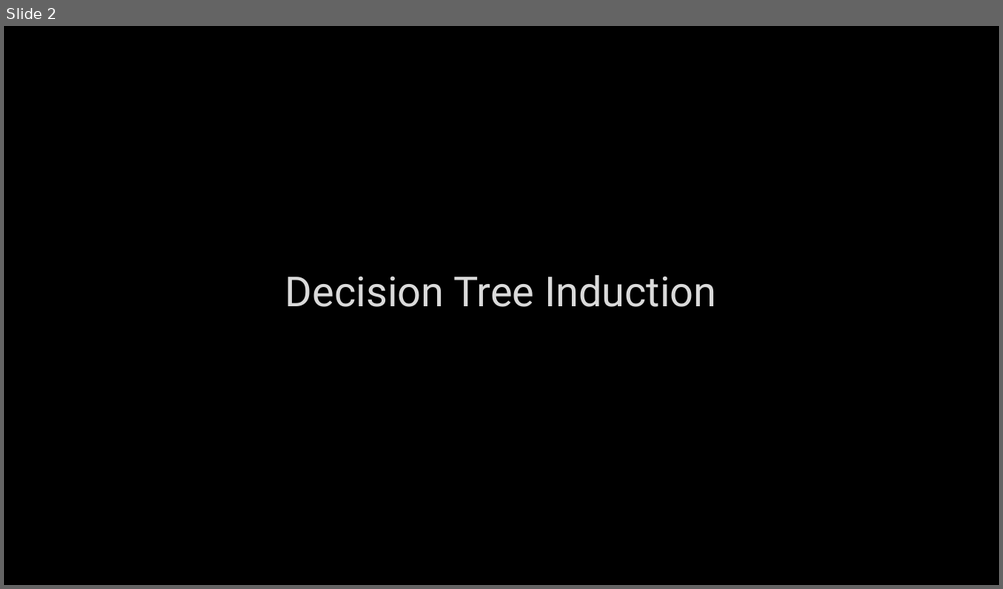
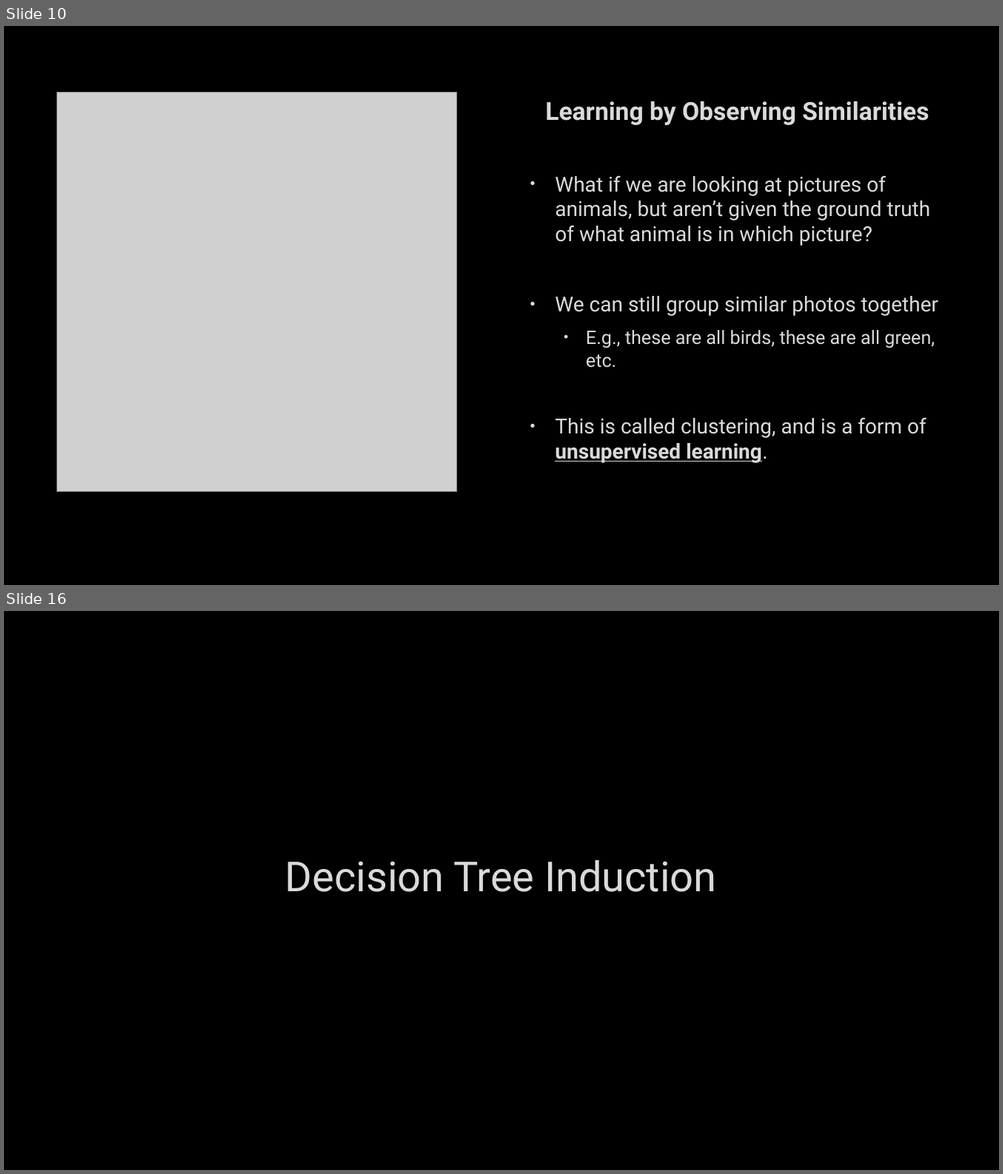
Before and after one commit to markfloryan/AI, a slide deck: slides/13-ML-DecisionTrees.pptx. Shown one above the other, each under a label of ours: slide 2 before the commit, slides 10 and 16 after it; the slides between them are not shown. The pictures are 1003x589 and 1003x1174 pixels, drawn with LibreOffice and Linux fonts; fonts in the diff are those of the drawing; grey boxes stand for pictures; background and template pictures are left out. Boxes give left, top, right and bottom in pixels: in the first picture for what was removed or moved away, otherwise in the second. Text is boxed around its words. In the diff, an @@ line names an element or a change of style, - is before the commit and + after.

```diff
--- a/slides/13-ML-DecisionTrees.pptx
+++ b/slides/13-ML-DecisionTrees.pptx
@@ slide 10 added at (x1=4, y1=26, x2=999, y2=585), background picture (left out) @@
@@ picture added at (x1=57, y1=92, x2=457, y2=491) @@
@@ text added at (x1=545, y1=101, x2=938, y2=463), 20 pt, text #DADADA @@
+Learning by Observing Similarities
+• What if we are looking at pictures of animals, but aren’t given the ground truth of what animal is in which picture?
+• We can still group similar photos together
+  • E.g., these are all birds, these are all green, etc.
+• This is called clustering, and is a form of unsupervised learning.
@@ what was slide 2 is now slide 16 @@
```
Also in this commit, not shown: 14 slides changed, 13 other slides added, 9 other files.
